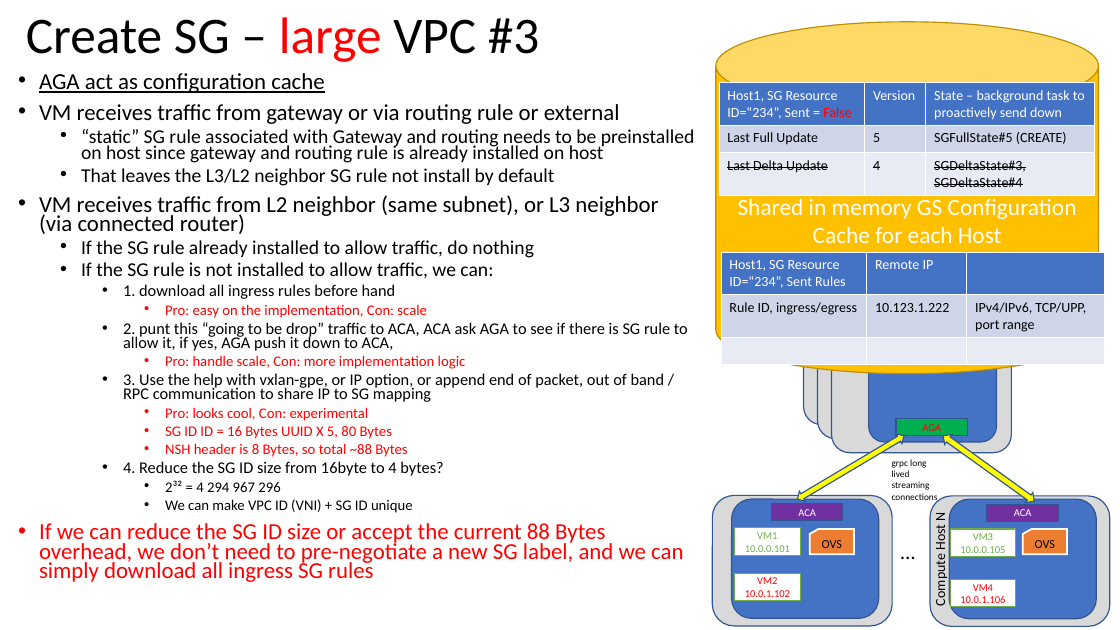
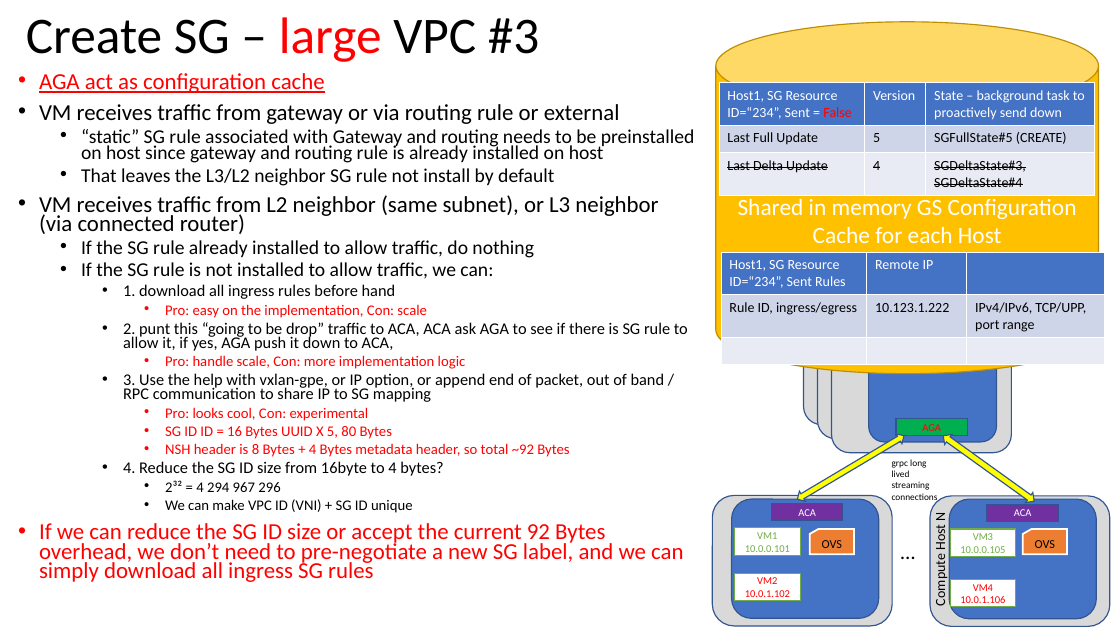
Before and after one commit to futurewei-cloud/alcor, a slide deck: slide 17 of docs/modules/ROOT/pages/high_level/AGA_design.pptx. Drawn at 1120x630 pixels with LibreOffice and Linux fonts; fonts in the diff are those of the drawing. Boxes give left, top, right and bottom in pixels: in the first picture for what was removed or moved away, otherwise in the second. Text is boxed around its words. In the diff, an @@ line names an element or a change of style, - is before the commit and + after.

```diff
--- a/docs/modules/ROOT/pages/high_level/AGA_design.pptx
+++ b/docs/modules/ROOT/pages/high_level/AGA_design.pptx
@@ text at [39, 73, 324, 93]: text colour #000000 to #FF0000 in "AGA act as configuration cache" @@
@@ text at [165, 443, 569, 457]: text changed @@
-      • NSH header is 8 Bytes, so total ~88 Bytes
+      • NSH header is 8 Bytes + 4 Bytes metadata header, so total ~92 Bytes
@@ text at [39, 523, 683, 582]: text changed @@
-• If we can reduce the SG ID size or accept the current 88 Bytes overhead, we don’t need to pre-negotiate a new SG label, and we can simply download all ingress SG rules
+• If we can reduce the SG ID size or accept the current 92 Bytes overhead, we don’t need to pre-negotiate a new SG label, and we can simply download all ingress SG rules
```
Also in this commit, not shown: 17 other slides changed.
